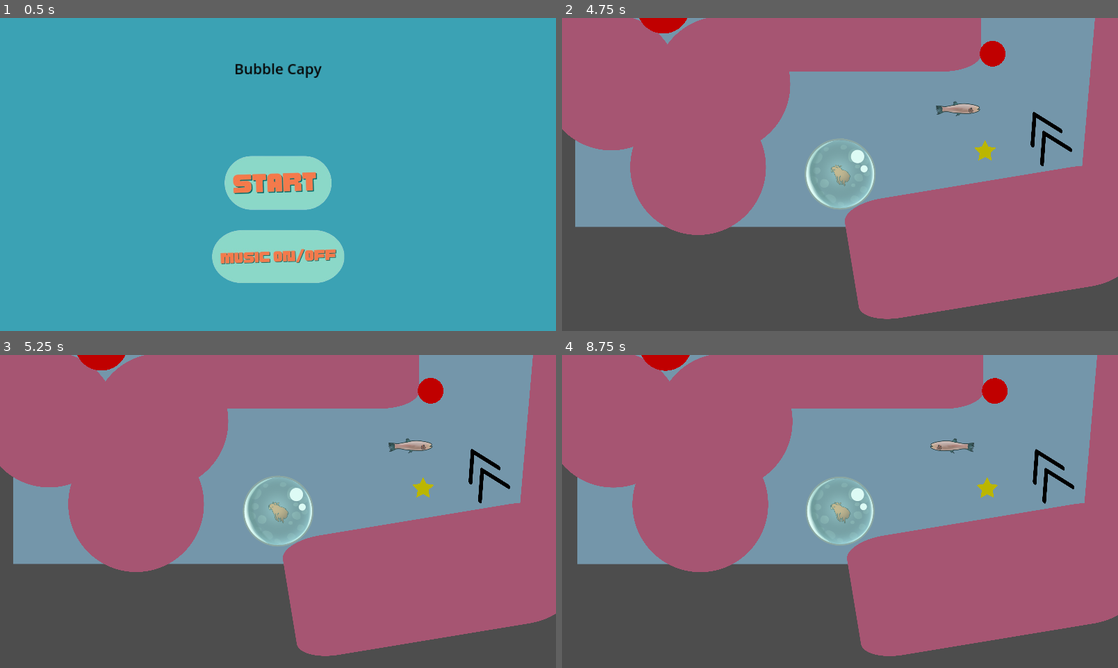
Above: before the commit, frames 1-4 (two rows, left to right).
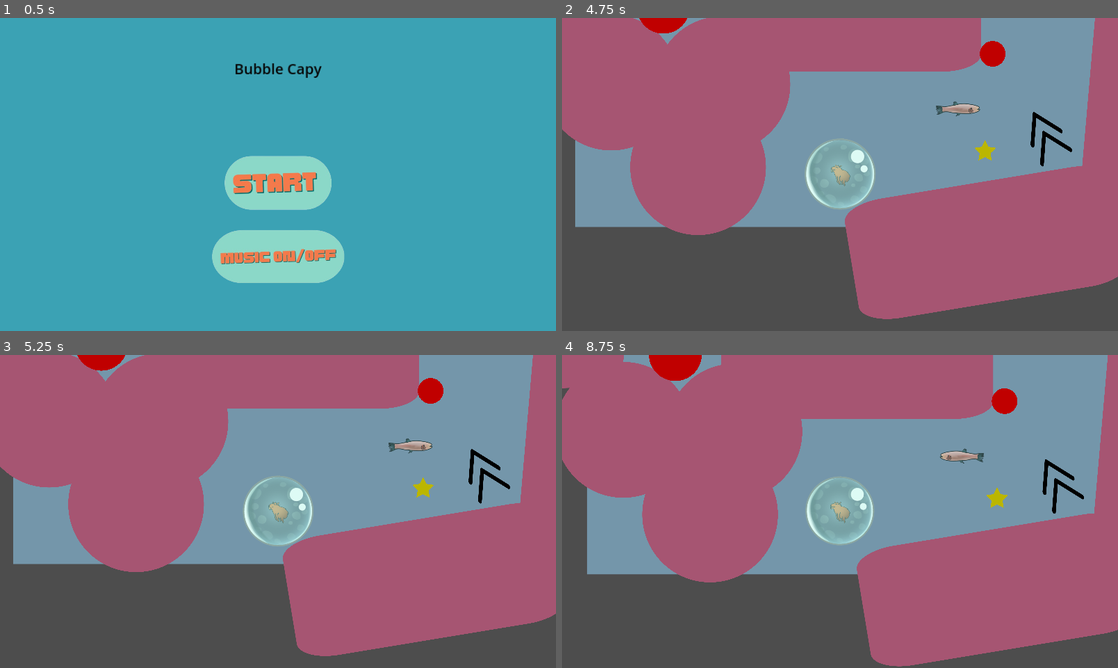
Above: after the commit, the same moments.

Repository: egonaraujo/random-splash
Game: Godot game, scene res://scenes/MainMenu/MainMenu.tscn
The game is run twice, just before and just after one commit, with the same random seed, the same clock (stepped at 60 frames per second) and the same inputs.
Inputs (mouse positions are in pixels of both pictures, inside the frame that each line leads up to):
- Up to frame 1 (0.5 s): no input
- Up to frame 2 (4.75 s): click (840, 183) at 0.5 s; move the mouse to (962, 158) at 1.27 s; click (962, 158) at 1.42 s; move the mouse to (728, 190) at 2.02 s; click (728, 190) at 2.17 s; move the mouse to (895, 105) at 2.77 s; click (895, 105) at 2.92 s; move the mouse to (812, 237) at 3.52 s; click (812, 237) at 3.67 s; move the mouse to (1006, 221) at 4.27 s; click (1006, 221) at 4.42 s
- Up to frame 3 (5.25 s): move the mouse to (111, 464) at 5.02 s; click (111, 464) at 5.17 s
- Up to frame 4 (8.75 s): move the mouse to (867, 511) at 5.77 s; click (867, 511) at 5.92 s; move the mouse to (756, 433) at 6.52 s; click (756, 433) at 6.67 s; move the mouse to (962, 495) at 7.27 s; click (962, 495) at 7.42 s; move the mouse to (728, 527) at 8.02 s; click (728, 527) at 8.17 s

Frame 1 is identical in both runs. In frame 2, less than 0.1% of the frame differs, in the area x 0-100%, y 0-97%; in frame 3, 0.1%; in frame 4, 12%, in the area x 0-100%, y 0-100%.

Commit message:
random push

Diff:
--- a/scenes/MainGame/game_manager.gd
+++ b/scenes/MainGame/game_manager.gd
@@ -12,7 +12,6 @@
 		if child is Checkpoint:
 			(child as Checkpoint).player_entered_checkpoint.connect(_on_checkpoint_player_entered_checkpoint)
 		if child is Invincibility:
-			print(" ffound child invincibility")
 			(child as Invincibility).powerup_collected.connect(_on_powerup_collected)
 
 func _on_player_player_died() -> void:
--- a/scenes/MainGame/player.gd
+++ b/scenes/MainGame/player.gd
@@ -2,6 +2,7 @@
 
 class_name Player
 
+# Exported region
 @export_group("Click Input")
 @export var power : float = 100
 @export var minRadius : float = 50
@@ -12,12 +13,23 @@
 @export var oxygenLossPerSec: float = 0.5
 @export var oxygenLossPerImpact: float = 20
 
+@export_group("Random movement")
+@export var minPushCooldown : float = 2
+@export var maxPushCooldown : float = 8
+@export var pushStrength : float = 15
+@export var pushDuration : float = 2
+
+# On Ready Region
 @onready var originalSpriteScale:Vector2 = $Sprite.scale
 @onready var originalColliderScale:Vector2 = $CollisionShape2D.scale
 
 var invincibilityTimer:float = 0
 var bubbleRotationAnimation:float = 0.12
 var queue_reset: bool = false
+
+var randomPushTimer:float = 0
+var isPushing: bool = false
+var pushDirection: Vector2 = Vector2.ZERO
 
 func IsInvincible() -> bool: return invincibilityTimer > 0
 
@@ -27,11 +39,13 @@
 func _ready() -> void:
 	contact_monitor = true
 	max_contacts_reported = 1
+	randomPushTimer = randf_range(minPushCooldown, maxPushCooldown)
 
 func _physics_process(delta: float) -> void:
 	processPowerups(delta)
 	processOxygen(delta)
 	processInput()
+	processRandomMovement(delta)
 	$Sprite.rotate(bubbleRotationAnimation*delta)
 	$Capivara.rotate(bubbleRotationAnimation*delta * -1)
 	if ($Sprite.rotation > 0.11 or $Sprite.rotation < -0.11):
@@ -72,6 +86,20 @@
 		var boost = direction.normalized() * power * boostStrength
 		apply_central_force(boost)
 
+func processRandomMovement(delta:float) -> void:
+	randomPushTimer -= delta
+	if randomPushTimer <= 0:
+		if isPushing:
+			isPushing = false
+			randomPushTimer = randf_range(minPushCooldown, maxPushCooldown)
+		else:
+			isPushing = true
+			randomPushTimer = pushDuration
+			pushDirection = Vector2(randf()-0.5, randf()-0.5).normalized()
+	elif isPushing:
+		var boost = pushDirection.normalized() * pushStrength
+		apply_central_force(boost)
+
 func _on_body_entered(body: Node) -> void:
 	var physicsBody:PhysicsBody2D = body
 
--- a/scenes/MainGame/player.tscn
+++ b/scenes/MainGame/player.tscn
@@ -6,7 +6,7 @@
 [ext_resource type="Texture2D" uid="uid://bjqbu5piwp661" path="res://scenes/MainGame/Sprites/Capivara.png" id="4_gmbs1"]
 
 [sub_resource type="PhysicsMaterial" id="PhysicsMaterial_cn5lh"]
-friction = 0.15
+friction = 0.09
 bounce = 0.5
 
 [sub_resource type="CircleShape2D" id="CircleShape2D_oyuue"]
@@ -16,7 +16,7 @@
 collision_mask = 30
 physics_material_override = SubResource("PhysicsMaterial_cn5lh")
 gravity_scale = 0.0
-linear_damp = 0.3
+linear_damp = 0.25
 script = ExtResource("1_qmsfi")
 oxygenLossPerSec = 1.2
 
